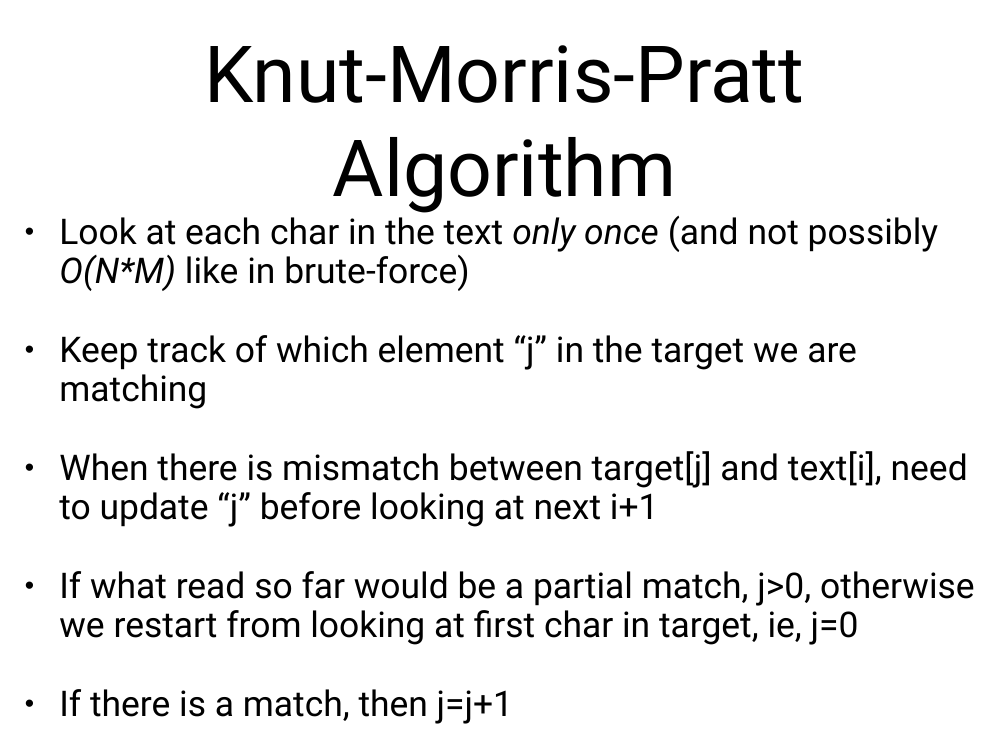
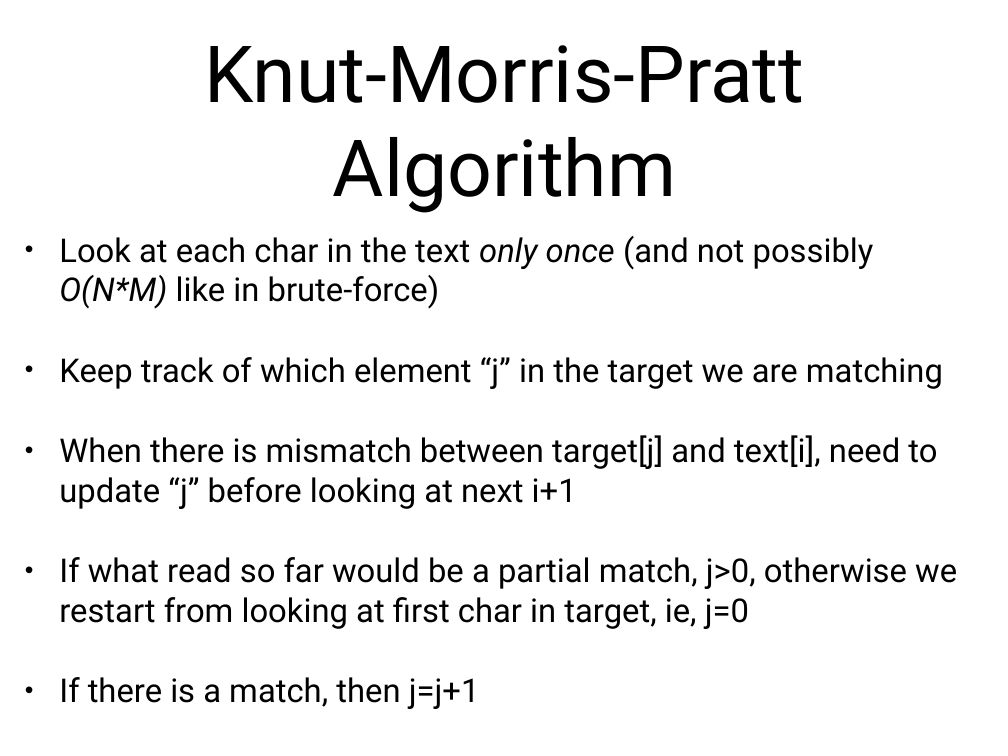
Before and after one commit to arcuri82/algorithms, a slide deck: slide 10 of docs/slides/09/09_regex.pptx. Drawn at 1008x756 pixels with LibreOffice and Linux fonts; fonts in the diff are those of the drawing. Boxes give left, top, right and bottom in pixels: in the first picture for what was removed or moved away, otherwise in the second. Text is boxed around its words. In the diff, an @@ line names an element or a change of style, - is before the commit and + after.

```diff
--- a/docs/slides/09/09_regex.pptx
+++ b/docs/slides/09/09_regex.pptx
@@ text "Look at each char in ..." at (x1=59, y1=236, x2=957, y2=709): size 36 to 33.3 pt; line spacing 0.9 to 1 @@
```
Also in this commit, not shown: 3 other slides changed, 29 slides added, 2 slides removed, 5 other files.
